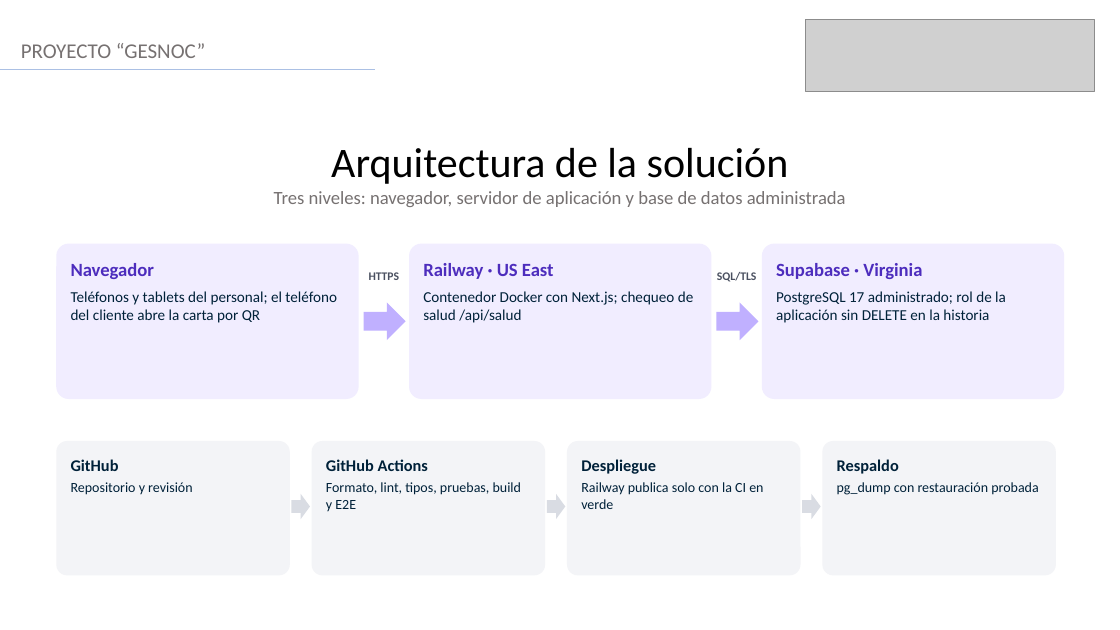
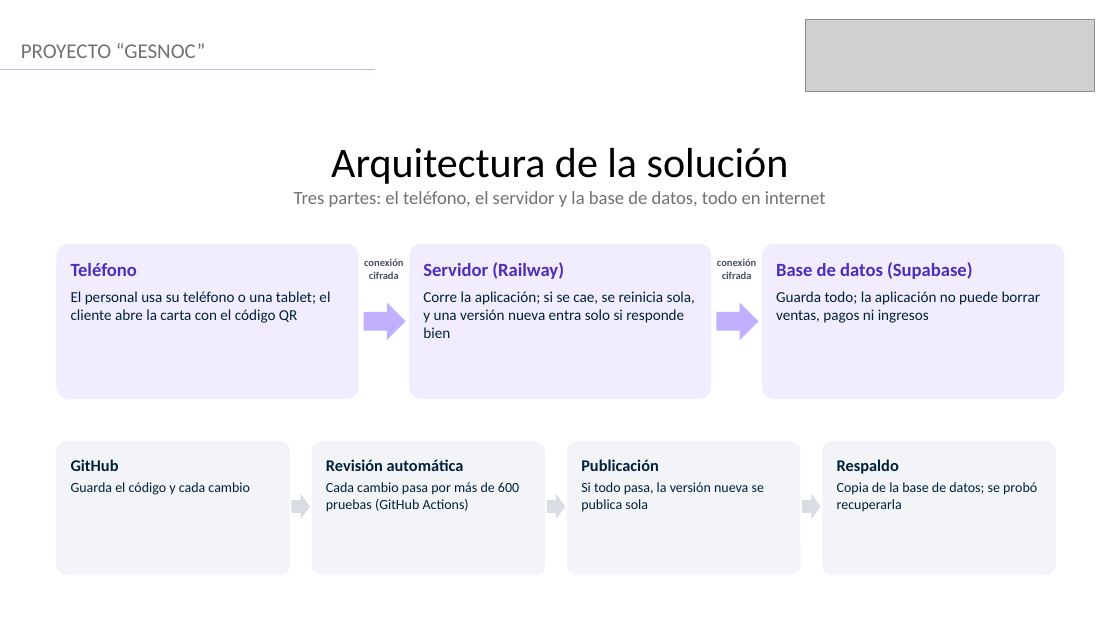
Before and after one commit to MiguelGaticaBestNick123/gesnoc, a slide deck: slide 9 of Fase 2/Evidencias proyecto/Presentación Proyecto.pptx. Drawn at 1120x630 pixels with LibreOffice and Linux fonts; fonts in the diff are those of the drawing; grey boxes stand for pictures. Boxes give left, top, right and bottom in pixels: in the first picture for what was removed or moved away, otherwise in the second. Text is boxed around its words. In the diff, an @@ line names an element or a change of style, - is before the commit and + after.

```diff
--- a/Fase 2/Evidencias proyecto/Presentación Proyecto.pptx
+++ b/Fase 2/Evidencias proyecto/Presentación Proyecto.pptx
@@ text at (x1=294, y1=191, x2=826, y2=207): text changed @@
-Tres niveles: navegador, servidor de aplicación y base de datos administrada
+Tres partes: el teléfono, el servidor y la base de datos, todo en internet
@@ text at (x1=71, y1=263, x2=330, y2=323): text changed @@
-Navegador
-Teléfonos y tablets del personal; el teléfono del cliente abre la carta por QR
+Teléfono
+El personal usa su teléfono o una tablet; el cliente abre la carta con el código QR
@@ text at (x1=364, y1=258, x2=403, y2=279): text changed; size 10 to 9 pt @@
-HTTPS
+conexión cifrada
@@ text at (x1=423, y1=262, x2=695, y2=338): text changed @@
-Railway · US East
-Contenedor Docker con Next.js; chequeo de salud /api/salud
+Servidor (Railway)
+Corre la aplicación; si se cae, se reinicia sola, y una versión nueva entra solo si responde bien
@@ text at (x1=717, y1=258, x2=756, y2=279): text changed; size 10 to 9 pt @@
-SQL/TLS
+conexión cifrada
@@ text at (x1=776, y1=262, x2=1041, y2=323): text changed @@
-Supabase · Virginia
-PostgreSQL 17 administrado; rol de la aplicación sin DELETE en la historia
+Base de datos (Supabase)
+Guarda todo; la aplicación no puede borrar ventas, pagos ni ingresos
@@ text at (x1=326, y1=459, x2=519, y2=512): text changed @@
-GitHub Actions
-Formato, lint, tipos, pruebas, build y E2E
+Revisión automática
+Cada cambio pasa por más de 600 pruebas (GitHub Actions)
@@ text at (x1=581, y1=459, x2=764, y2=512): text changed @@
-Despliegue
-Railway publica solo con la CI en verde
+Publicación
+Si todo pasa, la versión nueva se publica sola
@@ text at (x1=71, y1=482, x2=250, y2=495): text changed @@
-Repositorio y revisión
+Guarda el código y cada cambio
@@ text at (x1=837, y1=482, x2=1037, y2=512): text changed @@
-pg_dump con restauración probada
+Copia de la base de datos; se probó recuperarla
```
Also in this commit, not shown: 13 other slides changed.
